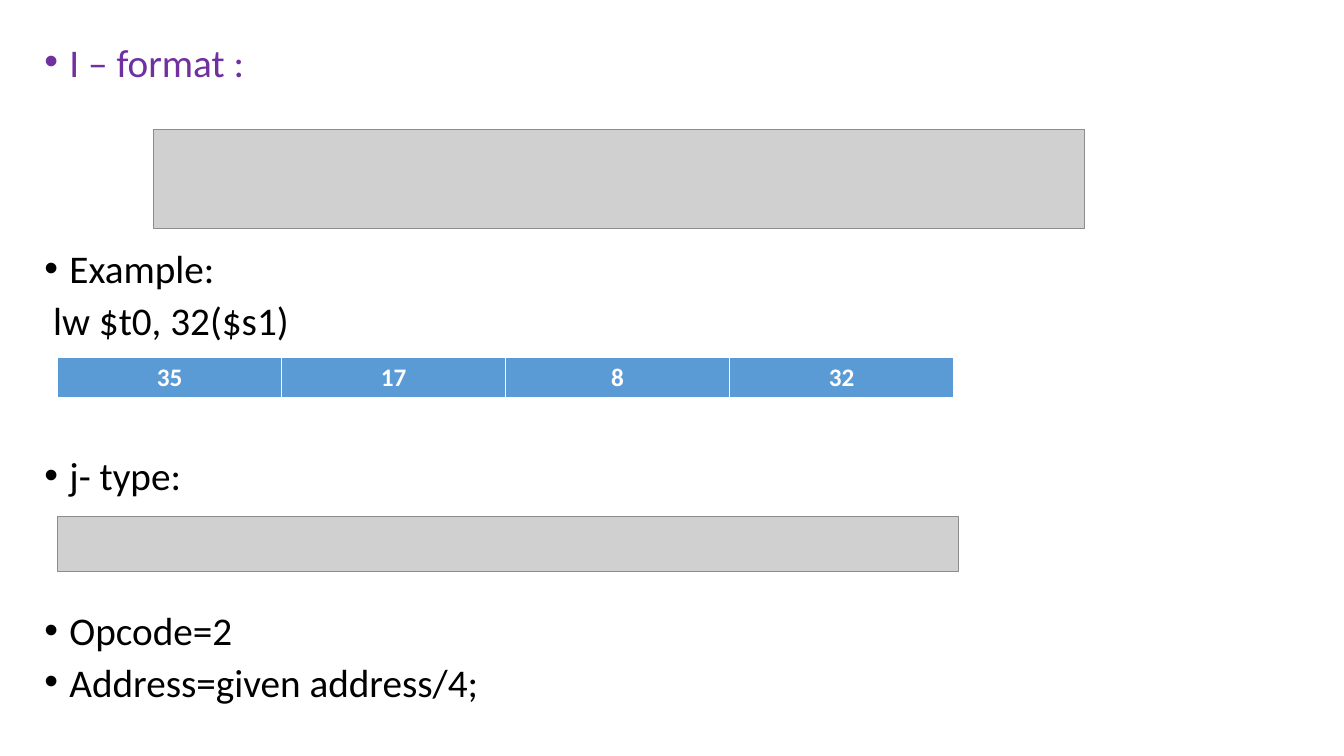
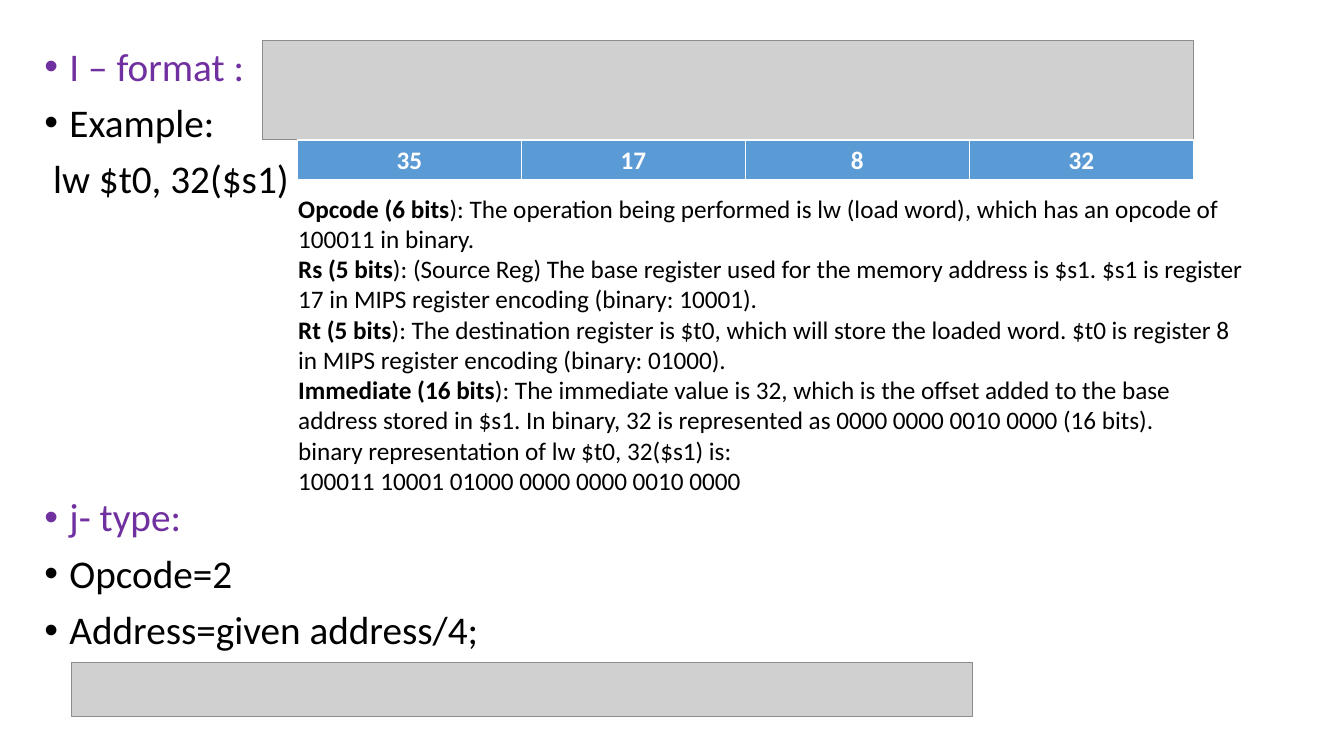
Before and after one commit to Syedshajib55/Computer-Architecture, a slide deck: slide 26 of CSE_213_3.pptx (slide 25 before the commit). Drawn at 1344x756 pixels with LibreOffice and Linux fonts; fonts in the diff are those of the drawing; grey boxes stand for pictures. Boxes give left, top, right and bottom in pixels: in the first picture for what was removed or moved away, otherwise in the second. Text is boxed around its words. In the diff, an @@ line names an element or a change of style, - is before the commit and + after.

```diff
--- a/CSE_213_3.pptx
+++ b/CSE_213_3.pptx
@@ text "I – format :" at box(53, 54, 479, 651): text colour #000000 to #7030A0 in "j- type:"; line spacing 0.8 to 0.9 @@
@@ picture: place and size @@
-picture at box(154, 129, 1086, 229)
+picture at box(262, 40, 1194, 140)
@@ table: place and size @@
-table at box(57, 358, 953, 399)
+table at box(297, 140, 1193, 181)
@@ text added at box(298, 199, 1242, 490), 18 pt, text #000000 @@
+Opcode (6 bits): The operation being performed is lw (load word), which has an opcode of 100011 in binary.
+Rs (5 bits): (Source Reg) The base register used for the memory address is $s1. $s1 is register 17 in MIPS register encoding (binary: 10001).
+Rt (5 bits): The destination register is $t0, which will store the loaded word. $t0 is register 8 in MIPS register encoding (binary: 01000).
+Immediate (16 bits): The immediate value is 32, which is the offset added to the base address stored in $s1. In binary, 32 is represented as 0000 0000 0010 0000 (16 bits).
+binary representation of lw $t0, 32($s1) is:
+100011 10001 01000 0000 0000 0010 0000
@@ picture: place and size @@
-picture at box(57, 517, 958, 572)
+picture at box(72, 662, 972, 717)
```
Also in this commit, not shown: 16 other slides changed, 3 slides added, 2 slides removed.
